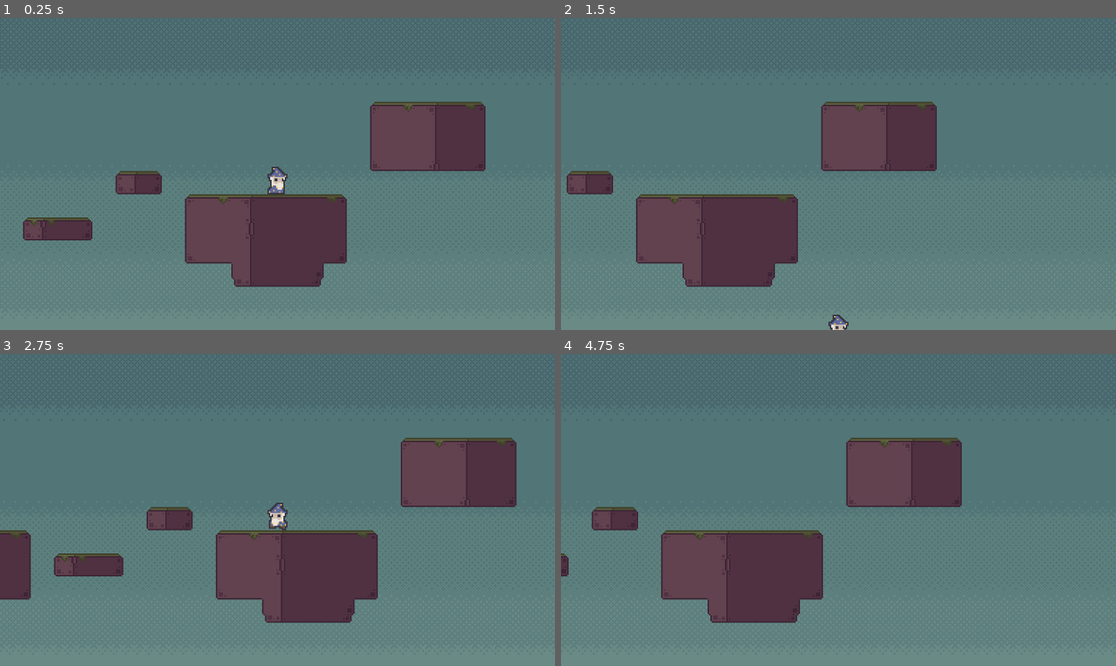
Above: before the commit, frames 1-4 (two rows, left to right).
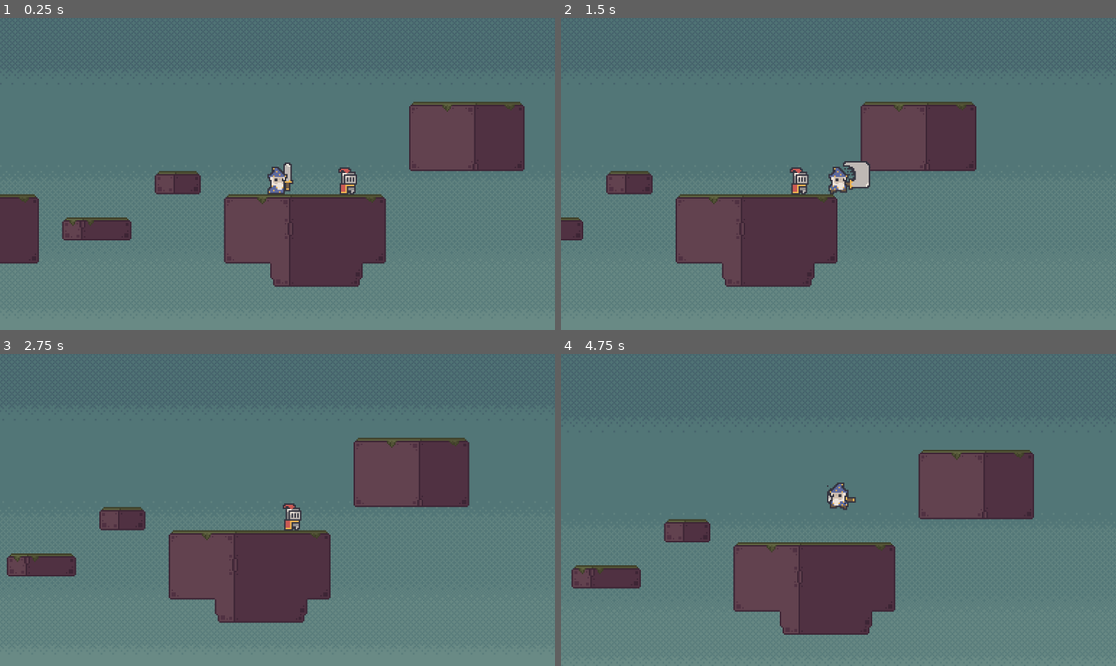
Above: after the commit, the same moments.

Repository: Metamaus/ScrollerFight
Game: Godot game, scene res://Scenes/gym_01.tscn
The game is run twice, just before and just after one commit, with the same random seed, the same clock (stepped at 60 frames per second) and the same inputs.
Inputs (mouse positions are in pixels of both pictures, inside the frame that each line leads up to):
- Up to frame 1 (0.25 s): no input
- Up to frame 2 (1.5 s): tap Enter at 0.5 s; move the mouse to (960, 158) at 0.52 s; hold D (move_right) from 0.53 s (still down); click (960, 158) at 0.6 s; tap Space (jump) at 0.77 s; move the mouse to (727, 189) at 1.27 s; click (727, 189) at 1.35 s
- Up to frame 3 (2.75 s): tap Space (jump) at 1.52 s; move the mouse to (333, 441) at 2.02 s; release D (move_right) at 2.03 s; hold A (move_left) from 2.03 s (still down); click (333, 441) at 2.1 s
- Up to frame 4 (4.75 s): move the mouse to (810, 572) at 2.77 s; release A (move_left) at 2.78 s; hold D (move_right) 2.78-4.28 s; click (810, 572) at 2.85 s; tap Space (jump) at 3.02, 3.77, 4.52 s; move the mouse to (1005, 556) at 3.52 s; click (1005, 556) at 3.6 s; move the mouse to (672, 463) at 4.27 s; hold A (move_left) from 4.28 s (still down); click (672, 463) at 4.35 s

The runs differ from the first frame. In frame 1, 12% of the frame differs, in the area x 0-100%, y 1-87%; in frame 2, 10%; in frame 3, 13%; in frame 4, 17%, in the area x 0-100%, y 0-90%.

Commit message:
add murder with a little animation

Diff:
--- a/Scenes/Characters/enemy_01.tscn
+++ b/Scenes/Characters/enemy_01.tscn
@@ -1,6 +1,7 @@
-[gd_scene load_steps=8 format=3 uid="uid://cnbru2i0epvh4"]
+[gd_scene load_steps=9 format=3 uid="uid://cnbru2i0epvh4"]
 
 [ext_resource type="Texture2D" uid="uid://cgpw1wdw11l6a" path="res://Art/camelot_ [version 1.0]/lancelot_.png" id="1_4pjxy"]
+[ext_resource type="Script" path="res://Scripts/enemy.gd" id="1_ft0wg"]
 
 [sub_resource type="AtlasTexture" id="AtlasTexture_8mpgv"]
 atlas = ExtResource("1_4pjxy")
@@ -43,6 +44,7 @@
 height = 20.0
 
 [node name="Enemy01" type="RigidBody2D"]
+script = ExtResource("1_ft0wg")
 
 [node name="AnimatedSprite2D" type="AnimatedSprite2D" parent="."]
 texture_filter = 1
--- a/Scenes/Characters/player.tscn
+++ b/Scenes/Characters/player.tscn
@@ -1,8 +1,8 @@
-[gd_scene load_steps=43 format=3 uid="uid://pt4vs1gtvsjh"]
+[gd_scene load_steps=39 format=3 uid="uid://pt4vs1gtvsjh"]
 
 [ext_resource type="Texture2D" uid="uid://c556ve05acahq" path="res://Art/camelot_ [version 1.0]/merlin_.png" id="1_ags5y"]
 [ext_resource type="Script" path="res://Scripts/player.gd" id="1_qwl08"]
-[ext_resource type="Texture2D" uid="uid://cp8k1hmftivy2" path="res://Art/camelot_ [version 1.0]/excalibur_.png" id="2_o0gqf"]
+[ext_resource type="PackedScene" uid="uid://cud61ic46j2ev" path="res://Scenes/Equipments/sword_01.tscn" id="3_ay526"]
 
 [sub_resource type="AtlasTexture" id="AtlasTexture_03iuc"]
 atlas = ExtResource("1_ags5y")
@@ -282,93 +282,18 @@
 radius = 6.0
 height = 16.0
 
-[sub_resource type="Animation" id="Animation_02rnl"]
-resource_name = "attack-right"
-length = 0.5
-loop_mode = 1
-step = 0.1
-tracks/0/type = "value"
-tracks/0/imported = false
-tracks/0/enabled = true
-tracks/0/path = NodePath("Weapon:frame")
-tracks/0/interp = 1
-tracks/0/loop_wrap = true
-tracks/0/keys = {
-"times": PackedFloat32Array(0, 0.1, 0.2, 0.3, 0.4),
-"transitions": PackedFloat32Array(1, 1, 1, 1, 1),
-"update": 1,
-"values": [6, 4, 5, 6, 7]
-}
-tracks/1/type = "value"
-tracks/1/imported = false
-tracks/1/enabled = true
-tracks/1/path = NodePath("Weapon:rotation")
-tracks/1/interp = 1
-tracks/1/loop_wrap = true
-tracks/1/keys = {
-"times": PackedFloat32Array(0, 0.1),
-"transitions": PackedFloat32Array(1, 1),
-"update": 1,
-"values": [0.0, 1.5708]
-}
-
-[sub_resource type="Animation" id="Animation_iaubb"]
-length = 0.001
-tracks/0/type = "value"
-tracks/0/imported = false
-tracks/0/enabled = true
-tracks/0/path = NodePath("Weapon:frame")
-tracks/0/interp = 1
-tracks/0/loop_wrap = true
-tracks/0/keys = {
-"times": PackedFloat32Array(0),
-"transitions": PackedFloat32Array(1),
-"update": 1,
-"values": [0]
-}
-tracks/1/type = "value"
-tracks/1/imported = false
-tracks/1/enabled = true
-tracks/1/path = NodePath("Weapon:rotation")
-tracks/1/interp = 1
-tracks/1/loop_wrap = true
-tracks/1/keys = {
-"times": PackedFloat32Array(0),
-"transitions": PackedFloat32Array(1),
-"update": 0,
-"values": [0.0]
-}
-
-[sub_resource type="Animation" id="Animation_nk4c0"]
-resource_name = "idle"
-length = 0.1
-step = 0.1
-tracks/0/type = "value"
-tracks/0/imported = false
-tracks/0/enabled = true
-tracks/0/path = NodePath("Weapon:frame")
-tracks/0/interp = 1
-tracks/0/loop_wrap = true
-tracks/0/keys = {
-"times": PackedFloat32Array(0),
-"transitions": PackedFloat32Array(1),
-"update": 1,
-"values": [0]
-}
-
-[sub_resource type="AnimationLibrary" id="AnimationLibrary_7lwry"]
-_data = {
-"RESET": SubResource("Animation_iaubb"),
-"attack-right": SubResource("Animation_02rnl"),
-"idle": SubResource("Animation_nk4c0")
-}
-
-[node name="Player" type="CharacterBody2D"]
+[node name="Player" type="CharacterBody2D" node_paths=PackedStringArray("equippedWeapon")]
 collision_layer = 2
 script = ExtResource("1_qwl08")
 SPEED = 80.0
 JUMP_VELOCITY = -200.0
+equippedWeapon = NodePath("WeaponHand/Sword01")
 metadata/_edit_group_ = true
+
+[node name="WeaponHand" type="Node2D" parent="."]
+position = Vector2(7, -7)
+
+[node name="Sword01" parent="WeaponHand" instance=ExtResource("3_ay526")]
 
 [node name="AnimatedSprite2D" type="AnimatedSprite2D" parent="."]
 texture_filter = 1
@@ -380,18 +305,3 @@
 [node name="CollisionShape2D" type="CollisionShape2D" parent="."]
 position = Vector2(0, -8)
 shape = SubResource("CapsuleShape2D_uipeg")
-
-[node name="Weapon" type="Sprite2D" parent="."]
-visible = false
-texture_filter = 1
-position = Vector2(31, -5)
-texture = ExtResource("2_o0gqf")
-offset = Vector2(-32, -7)
-hframes = 4
-vframes = 4
-
-[node name="AnimationPlayer" type="AnimationPlayer" parent="Weapon"]
-root_node = NodePath("../..")
-libraries = {
-"": SubResource("AnimationLibrary_7lwry")
-}
--- /dev/null
+++ b/Scenes/Equipments/staff_01.tscn
@@ -0,0 +1,148 @@
+[gd_scene load_steps=7 format=3 uid="uid://b13ry3wswbxsp"]
+
+[ext_resource type="Script" path="res://Scripts/Weapon.gd" id="1_idaya"]
+[ext_resource type="Texture2D" uid="uid://mkfdpd3abv4o" path="res://Art/camelot_ [version 1.0]/staff_ [merlin].png" id="2_aar45"]
+
+[sub_resource type="Animation" id="Animation_32c08"]
+length = 0.001
+tracks/0/type = "value"
+tracks/0/imported = false
+tracks/0/enabled = true
+tracks/0/path = NodePath(".:frame")
+tracks/0/interp = 1
+tracks/0/loop_wrap = true
+tracks/0/keys = {
+"times": PackedFloat32Array(0),
+"transitions": PackedFloat32Array(1),
+"update": 1,
+"values": [0]
+}
+tracks/1/type = "value"
+tracks/1/imported = false
+tracks/1/enabled = true
+tracks/1/path = NodePath(".:rotation")
+tracks/1/interp = 1
+tracks/1/loop_wrap = true
+tracks/1/keys = {
+"times": PackedFloat32Array(0),
+"transitions": PackedFloat32Array(1),
+"update": 0,
+"values": [0.0]
+}
+tracks/2/type = "value"
+tracks/2/imported = false
+tracks/2/enabled = true
+tracks/2/path = NodePath(".:flip_h")
+tracks/2/interp = 1
+tracks/2/loop_wrap = true
+tracks/2/keys = {
+"times": PackedFloat32Array(0),
+"transitions": PackedFloat32Array(1),
+"update": 1,
+"values": [false]
+}
+
+[sub_resource type="Animation" id="Animation_x6d0v"]
+resource_name = "attack_left"
+length = 0.6
+step = 0.1
+tracks/0/type = "value"
+tracks/0/imported = false
+tracks/0/enabled = true
+tracks/0/path = NodePath(".:frame")
+tracks/0/interp = 1
+tracks/0/loop_wrap = true
+tracks/0/keys = {
+"times": PackedFloat32Array(0, 0.1, 0.2, 0.3, 0.4, 0.5),
+"transitions": PackedFloat32Array(1, 1, 1, 1, 1, 1),
+"update": 1,
+"values": [6, 4, 5, 6, 7, 1]
+}
+tracks/1/type = "value"
+tracks/1/imported = false
+tracks/1/enabled = true
+tracks/1/path = NodePath(".:rotation")
+tracks/1/interp = 1
+tracks/1/loop_wrap = true
+tracks/1/keys = {
+"times": PackedFloat32Array(0, 0.1),
+"transitions": PackedFloat32Array(1, 1),
+"update": 1,
+"values": [0.0, -1.5708]
+}
+tracks/2/type = "value"
+tracks/2/imported = false
+tracks/2/enabled = true
+tracks/2/path = NodePath(".:flip_h")
+tracks/2/interp = 1
+tracks/2/loop_wrap = true
+tracks/2/keys = {
+"times": PackedFloat32Array(0),
+"transitions": PackedFloat32Array(1),
+"update": 1,
+"values": [true]
+}
+
+[sub_resource type="Animation" id="Animation_auekr"]
+resource_name = "attack_right"
+length = 0.6
+step = 0.1
+tracks/0/type = "value"
+tracks/0/imported = false
+tracks/0/enabled = true
+tracks/0/path = NodePath(".:frame")
+tracks/0/interp = 1
+tracks/0/loop_wrap = true
+tracks/0/keys = {
+"times": PackedFloat32Array(0, 0.1, 0.2, 0.3, 0.4, 0.5),
+"transitions": PackedFloat32Array(1, 1, 1, 1, 1, 1),
+"update": 1,
+"values": [6, 4, 5, 6, 7, 1]
+}
+tracks/1/type = "value"
+tracks/1/imported = false
+tracks/1/enabled = true
+tracks/1/path = NodePath(".:rotation")
+tracks/1/interp = 1
+tracks/1/loop_wrap = true
+tracks/1/keys = {
+"times": PackedFloat32Array(0, 0.1),
+"transitions": PackedFloat32Array(1, 1),
+"update": 1,
+"values": [0.0, 1.5708]
+}
+tracks/2/type = "value"
+tracks/2/imported = false
+tracks/2/enabled = true
+tracks/2/path = NodePath(".:flip_h")
+tracks/2/interp = 1
+tracks/2/loop_wrap = true
+tracks/2/keys = {
+"times": PackedFloat32Array(0),
+"transitions": PackedFloat32Array(1),
+"update": 1,
+"values": [false]
+}
+
+[sub_resource type="AnimationLibrary" id="AnimationLibrary_7ai63"]
+_data = {
+"RESET": SubResource("Animation_32c08"),
+"attack_left": SubResource("Animation_x6d0v"),
+"attack_right": SubResource("Animation_auekr")
+}
+
+[node name="Sword01" type="Node2D" node_paths=PackedStringArray("WeaponAnimations")]
+script = ExtResource("1_idaya")
+WeaponAnimations = NodePath("Sprite2D/AnimationPlayer")
+
+[node name="Sprite2D" type="Sprite2D" parent="."]
+texture_filter = 1
+texture = ExtResource("2_aar45")
+offset = Vector2(0, -5)
+hframes = 4
+vframes = 3
+
+[node name="AnimationPlayer" type="AnimationPlayer" parent="Sprite2D"]
+libraries = {
+"": SubResource("AnimationLibrary_7ai63")
+}
--- /dev/null
+++ b/Scenes/Equipments/sword_01.tscn
@@ -0,0 +1,231 @@
+[gd_scene load_steps=8 format=3 uid="uid://cud61ic46j2ev"]
+
+[ext_resource type="Script" path="res://Scripts/Weapon.gd" id="1_psq0l"]
+[ext_resource type="Texture2D" uid="uid://cp8k1hmftivy2" path="res://Art/camelot_ [version 1.0]/excalibur_.png" id="2_cjdya"]
+
+[sub_resource type="Animation" id="Animation_auekr"]
+resource_name = "attack_right"
+length = 0.6
+step = 0.1
+tracks/0/type = "value"
+tracks/0/imported = false
+tracks/0/enabled = true
+tracks/0/path = NodePath(".:frame")
+tracks/0/interp = 1
+tracks/0/loop_wrap = true
+tracks/0/keys = {
+"times": PackedFloat32Array(0, 0.1, 0.2, 0.3, 0.4, 0.5),
+"transitions": PackedFloat32Array(1, 1, 1, 1, 1, 1),
+"update": 1,
+"values": [6, 4, 5, 6, 7, 1]
+}
+tracks/1/type = "value"
+tracks/1/imported = false
+tracks/1/enabled = true
+tracks/1/path = NodePath(".:rotation")
+tracks/1/interp = 1
+tracks/1/loop_wrap = true
+tracks/1/keys = {
+"times": PackedFloat32Array(0, 0.1),
+"transitions": PackedFloat32Array(1, 1),
+"update": 1,
+"values": [0.0, 1.5708]
+}
+tracks/2/type = "value"
+tracks/2/imported = false
+tracks/2/enabled = true
+tracks/2/path = NodePath(".:flip_h")
+tracks/2/interp = 1
+tracks/2/loop_wrap = true
+tracks/2/keys = {
+"times": PackedFloat32Array(0),
+"transitions": PackedFloat32Array(1),
+"update": 1,
+"values": [false]
+}
+tracks/3/type = "value"
+tracks/3/imported = false
+tracks/3/enabled = true
+tracks/3/path = NodePath("../Area2D/CollisionShape2D:position")
+tracks/3/interp = 1
+tracks/3/loop_wrap = true
+tracks/3/keys = {
+"times": PackedFloat32Array(0),
+"transitions": PackedFloat32Array(1),
+"update": 1,
+"values": [Vector2(10, -7)]
+}
+tracks/4/type = "value"
+tracks/4/imported = false
+tracks/4/enabled = true
+tracks/4/path = NodePath("../Area2D:monitoring")
+tracks/4/interp = 1
+tracks/4/loop_wrap = true
+tracks/4/keys = {
+"times": PackedFloat32Array(0, 0.5, 0.5001),
+"transitions": PackedFloat32Array(1, 1, 1),
+"update": 1,
+"values": [true, false, true]
+}
+
+[sub_resource type="Animation" id="Animation_32c08"]
+length = 0.001
+tracks/0/type = "value"
+tracks/0/imported = false
+tracks/0/enabled = true
+tracks/0/path = NodePath(".:frame")
+tracks/0/interp = 1
+tracks/0/loop_wrap = true
+tracks/0/keys = {
+"times": PackedFloat32Array(0),
+"transitions": PackedFloat32Array(1),
+"update": 1,
+"values": [0]
+}
+tracks/1/type = "value"
+tracks/1/imported = false
+tracks/1/enabled = true
+tracks/1/path = NodePath(".:rotation")
+tracks/1/interp = 1
+tracks/1/loop_wrap = true
+tracks/1/keys = {
+"times": PackedFloat32Array(0),
+"transitions": PackedFloat32Array(1),
+"update": 0,
+"values": [0.0]
+}
+tracks/2/type = "value"
+tracks/2/imported = false
+tracks/2/enabled = true
+tracks/2/path = NodePath(".:flip_h")
+tracks/2/interp = 1
+tracks/2/loop_wrap = true
+tracks/2/keys = {
+"times": PackedFloat32Array(0),
+"transitions": PackedFloat32Array(1),
+"update": 1,
+"values": [false]
+}
+tracks/3/type = "value"
+tracks/3/imported = false
+tracks/3/enabled = true
+tracks/3/path = NodePath("../Area2D/CollisionShape2D:position")
+tracks/3/interp = 1
+tracks/3/loop_wrap = true
+tracks/3/keys = {
+"times": PackedFloat32Array(0),
+"transitions": PackedFloat32Array(1),
+"update": 0,
+"values": [Vector2(-10, -7)]
+}
+tracks/4/type = "value"
+tracks/4/imported = false
+tracks/4/enabled = true
+tracks/4/path = NodePath("../Area2D:monitoring")
+tracks/4/interp = 1
+tracks/4/loop_wrap = true
+tracks/4/keys = {
+"times": PackedFloat32Array(0),
+"transitions": PackedFloat32Array(1),
+"update": 1,
+"values": [true]
+}
+
+[sub_resource type="Animation" id="Animation_x6d0v"]
+resource_name = "attack_left"
+length = 0.6
+step = 0.1
+tracks/0/type = "value"
+tracks/0/imported = false
+tracks/0/enabled = true
+tracks/0/path = NodePath(".:frame")
+tracks/0/interp = 1
+tracks/0/loop_wrap = true
+tracks/0/keys = {
+"times": PackedFloat32Array(0, 0.1, 0.2, 0.3, 0.4, 0.5),
+"transitions": PackedFloat32Array(1, 1, 1, 1, 1, 1),
+"update": 1,
+"values": [6, 4, 5, 6, 7, 1]
+}
+tracks/1/type = "value"
+tracks/1/imported = false
+tracks/1/enabled = true
+tracks/1/path = NodePath(".:rotation")
+tracks/1/interp = 1
+tracks/1/loop_wrap = true
+tracks/1/keys = {
+"times": PackedFloat32Array(0, 0.1),
+"transitions": PackedFloat32Array(1, 1),
+"update": 1,
+"values": [0.0, -1.5708]
+}
+tracks/2/type = "value"
+tracks/2/imported = false
+tracks/2/enabled = true
+tracks/2/path = NodePath(".:flip_h")
+tracks/2/interp = 1
+tracks/2/loop_wrap = true
+tracks/2/keys = {
+"times": PackedFloat32Array(0),
+"transitions": PackedFloat32Array(1),
+"update": 1,
+"values": [true]
+}
+tracks/3/type = "value"
+tracks/3/imported = false
+tracks/3/enabled = true
+tracks/3/path = NodePath("../Area2D/CollisionShape2D:position")
+tracks/3/interp = 1
+tracks/3/loop_wrap = true
+tracks/3/keys = {
+"times": PackedFloat32Array(0),
+"transitions": PackedFloat32Array(1),
+"update": 1,
+"values": [Vector2(-10, -7)]
+}
+tracks/4/type = "value"
+tracks/4/imported = false
+tracks/4/enabled = true
+tracks/4/path = NodePath("../Area2D:monitoring")
+tracks/4/interp = 1
+tracks/4/loop_wrap = true
+tracks/4/keys = {
+"times": PackedFloat32Array(0, 0.5),
+"transitions": PackedFloat32Array(1, 1),
+"update": 1,
+"values": [true, false]
+}
+
+[sub_resource type="AnimationLibrary" id="AnimationLibrary_7ai63"]
+_data = {
+"RESET": SubResource("Animation_32c08"),
+"attack_left": SubResource("Animation_x6d0v"),
+"attack_right": SubResource("Animation_auekr")
+}
+
+[sub_resource type="RectangleShape2D" id="RectangleShape2D_k5wam"]
+size = Vector2(10, 20)
+
+[node name="Sword01" type="Node2D" node_paths=PackedStringArray("WeaponAnimations")]
+script = ExtResource("1_psq0l")
+WeaponAnimations = NodePath("Sprite2D/AnimationPlayer")
+
+[node name="Sprite2D" type="Sprite2D" parent="."]
+texture_filter = 1
+texture = ExtResource("2_cjdya")
+offset = Vector2(0, -5)
+hframes = 4
+vframes = 4
+
+[node name="AnimationPlayer" type="AnimationPlayer" parent="Sprite2D"]
+libraries = {
+"": SubResource("AnimationLibrary_7ai63")
+}
+
+[node name="Area2D" type="Area2D" parent="."]
+
+[node name="CollisionShape2D" type="CollisionShape2D" parent="Area2D"]
+position = Vector2(-10, -7)
+shape = SubResource("RectangleShape2D_k5wam")
+
+[connection signal="body_entered" from="Area2D" to="." method="_on_area_2d_body_entered"]
--- a/Scenes/gym_01.tscn
+++ b/Scenes/gym_01.tscn
@@ -1,10 +1,11 @@
-[gd_scene load_steps=12 format=4 uid="uid://dk842c7uhuyui"]
+[gd_scene load_steps=13 format=4 uid="uid://dk842c7uhuyui"]
 
 [ext_resource type="PackedScene" uid="uid://pt4vs1gtvsjh" path="res://Scenes/Characters/player.tscn" id="1_a6104"]
 [ext_resource type="Texture2D" uid="uid://bj023dw155yqc" path="res://Art/floatingIslands_ [version 1.1]/sky_.png" id="2_px8g3"]
 [ext_resource type="Texture2D" uid="uid://c8u7pdhai7k5p" path="res://Art/floatingIslands_ [version 1.1]/islands_0.png" id="2_qt2qc"]
 [ext_resource type="Texture2D" uid="uid://ba44epsgd3801" path="res://Art/floatingIslands_ [version 1.1]/islands_1.png" id="3_1f3xm"]
 [ext_resource type="PackedScene" uid="uid://dmp0oeh4q1kla" path="res://Scenes/GPE/killzone.tscn" id="4_ldqnl"]
+[ext_resource type="PackedScene" uid="uid://cnbru2i0epvh4" path="res://Scenes/Characters/enemy_01.tscn" id="6_kq73m"]
 
 [sub_resource type="TileSetAtlasSource" id="TileSetAtlasSource_0c360"]
 texture = ExtResource("2_px8g3")
@@ -235,6 +236,7 @@
 tile_set = SubResource("TileSet_u0k5s")
 
 [node name="Player" parent="." instance=ExtResource("1_a6104")]
+position = Vector2(-27, 0)
 
 [node name="Camera2D" type="Camera2D" parent="Player"]
 zoom = Vector2(3, 3)
@@ -245,3 +247,9 @@
 [node name="CollisionShape2D" type="CollisionShape2D" parent="Killzone"]
 position = Vector2(0, 95)
 shape = SubResource("WorldBoundaryShape2D_eabu1")
+
+[node name="Enemy02" parent="." instance=ExtResource("6_kq73m")]
+position = Vector2(-243, 13)
+
+[node name="Enemy01" parent="." instance=ExtResource("6_kq73m")]
+position = Vector2(22, 14)
--- /dev/null
+++ b/Scripts/Weapon.gd
@@ -0,0 +1,30 @@
+class_name Weapon
+
+extends Node2D
+
+signal hit_enemy(enemy_hit: Enemy)
+
+@export var WeaponAnimations: AnimationPlayer
+var enemyHit: Array
+
+# Called when the node enters the scene tree for the first time.
+func _ready() -> void:
+	pass # Replace with function body.
+
+
+# Called every frame. 'delta' is the elapsed time since the previous frame.
+func _process(delta: float) -> void:
+	pass
+
+func playAttack(faceRight: bool):
+	if(faceRight):
+		WeaponAnimations.play("attack_right")
+	else:
+		WeaponAnimations.play("attack_left")
+	enemyHit.clear()
+
+
+func _on_area_2d_body_entered(body: Node2D) -> void:
+	if body is Enemy and (enemyHit.find(body) < 0) :
+		hit_enemy.emit(body)
+		enemyHit.append(body)
--- /dev/null
+++ b/Scripts/enemy.gd
@@ -0,0 +1,22 @@
+class_name Enemy
+
+extends RigidBody2D
+
+@export var max_life: int = 2
+var current_life: int
+
+# Called when the node enters the scene tree for the first time.
+func _ready() -> void:
+	current_life = max_life
+
+# Called every frame. 'delta' is the elapsed time since the previous frame.
+func _process(delta: float) -> void:
+	pass
+
+func receiveDamage(damage: int):
+	current_life -= damage
+	if(current_life <= 0):
+		die()
+
+func die():
+	queue_free()
--- a/Scripts/killzone.gd
+++ b/Scripts/killzone.gd
@@ -1,20 +1,11 @@
 extends Area2D
 
 @onready var timer: Timer = $Timer
-
-# Called when the node enters the scene tree for the first time.
-func _ready() -> void:
-	pass # Replace with function body.
-
-
-# Called every frame. 'delta' is the elapsed time since the previous frame.
-func _process(delta: float) -> void:
-	pass
-
 
 func _on_body_entered(body: Node2D) -> void:
 	timer.start()
 
 
 func _on_timer_timeout() -> void:
+	print("-------Restart Game---------")
 	get_tree().reload_current_scene()
--- a/Scripts/player.gd
+++ b/Scripts/player.gd
@@ -5,12 +5,15 @@
 @export var SPEED = 300.0
 @export var JUMP_VELOCITY = -400.0
 @export var MAX_LIFE = 2
+@export var equippedWeapon: Weapon
+
 var idle = true
 var lastSideRight = true
 var currentLife
 
 func _ready() -> void:
 	currentLife = MAX_LIFE
+	equippedWeapon.hit_enemy.connect(hitEnemy)
 
 func _physics_process(delta: float) -> void:
 	idle = true
@@ -28,6 +31,9 @@
 	if Input.is_action_just_pressed("jump") and is_on_floor():
 		idle = false
 		velocity.y = JUMP_VELOCITY
+	if Input.is_action_just_pressed("base_action"): #todo: check if weapon is equipped
+		equippedWeapon.playAttack(lastSideRight)
+		#return ?
 
 	# Get the input direction and handle the movement/deceleration.
 	var direction := Input.get_axis("move_left", "move_right")
@@ -50,3 +56,7 @@
 			$AnimatedSprite2D.animation = "idle-left"
 	$AnimatedSprite2D.play()
 	move_and_slide()
+
+func hitEnemy(enemy_hit: Enemy) -> void:
+	print("Hit!")
+	enemy_hit.receiveDamage(1)
--- a/project.godot
+++ b/project.godot
@@ -38,6 +38,12 @@
 , Object(InputEventKey,"resource_local_to_scene":false,"resource_name":"","device":-1,"window_id":0,"alt_pressed":false …(186 unchanged characters)…
 ]
 }
+base_action={
+"deadzone": 0.5,
+"events": [Object(InputEventMouseButton,"resource_local_to_scene":false,"resource_name":"","device":-1,"window_id":0,"alt_pressed":false,"shift_pressed":false,"ctrl_pressed":false,"meta_pressed":false,"button_mask":1,"position":Vector2(272, 9),"global_position":Vector2(281, 55),"factor":1.0,"button_index":1,"canceled":false,"pressed":true,"double_click":false,"script":null)
+, Object(InputEventJoypadButton,"resource_local_to_scene":false,"resource_name":"","device":-1,"button_index":2,"pressure":0.0,"pressed":true,"script":null)
+]
+}
 
 [rendering]
 
